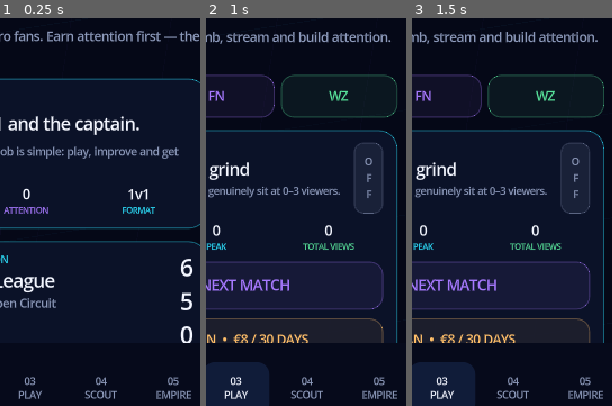
Above: before the commit, frames 1-3 (left to right).
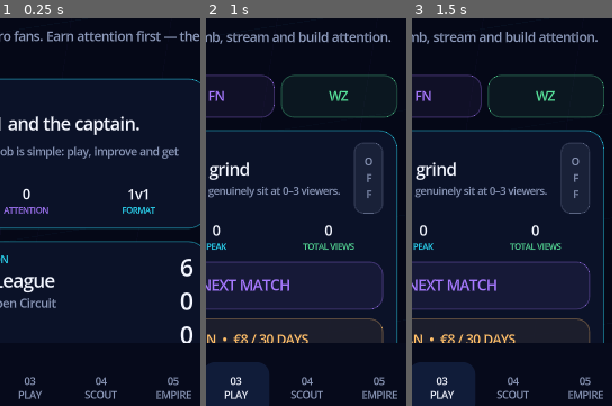
Above: after the commit, the same moments.

Repository: JasonTSKowner/E-Sport-Empire
Game: Godot game, scene res://scenes/Main.tscn
Two runs of this game, one before a commit and one after it. Both use one fixed random seed, a clock stepped at 60 frames per second and the inputs below.
Inputs:
- Up to frame 1 (0.25 s): no input
- Up to frame 2 (1 s): click "03 PLAY" at 0.5 s
- Up to frame 3 (1.5 s): click "03 PLAY" at 1.25 s
The pictures show only the part of the screen within x 42-92%, y 46-96%; the shares and areas given below are measured in that part.

The runs differ from the first frame. In frame 1, 0.1% of the frame differs, in the area x 90-96%, y 70-76%; in frame 2, nothing differs; in frame 3, nothing differs.

Commit message:
v0.4.1: realistic RL MMR win-loss model and playlist ratings

Diff:
--- a/scripts/game_state.gd
+++ b/scripts/game_state.gd
@@ -108,15 +108,51 @@
 
 
 func mode_record(mode: String) -> Dictionary:
+	if mode == "Rocket League":
+		return playlist_record(match_format(mode))
 	return data["modes"][mode]
 
-
 func mode_mmr(mode: String) -> int:
-	return int(mode_record(mode).get("mmr", 850))
-
+	return int(mode_record(mode).get("mmr", 600))
 
 func rank_data(mode: String) -> Dictionary:
 	return GameDataRef.rank_for_mmr(mode_mmr(mode))
+
+func playlist_record(format: String) -> Dictionary:
+	var key := format
+	if key not in ["1v1", "2v2", "3v3"]:
+		key = "1v1"
+	return data["rl_playlists"][key]
+
+
+func placement_target(mode: String) -> int:
+	return 10 if mode == "Rocket League" else 5
+
+
+func _opponent_mmr_for(player_mmr: int) -> int:
+	var spread := (rng.randf_range(-48.0, 48.0) + rng.randf_range(-48.0, 48.0)) * 0.5
+	return maxi(0, player_mmr + int(round(spread)))
+
+
+func _mmr_delta_for(
+	mode: String, record: Dictionary, player_mmr: int, opponent_mmr: int, won: bool
+) -> int:
+	var expected := 1.0 / (1.0 + pow(10.0, float(opponent_mmr - player_mmr) / 400.0))
+	var played := int(record.get("played", 0))
+	var k := 18.0
+	if mode == "Rocket League":
+		if played < 3:
+			k = 36.0
+		elif played < placement_target(mode):
+			k = 30.0
+	else:
+		if played < placement_target(mode):
+			k = 26.0
+	var actual := 1.0 if won else 0.0
+	var delta := int(round(k * (actual - expected)))
+	if won:
+		return maxi(1, delta)
+	return mini(-1, delta)
 
 
 func facility_level(key: String) -> int:
@@ -281,10 +317,12 @@
 	}
 
 func create_match(mode: String) -> Dictionary:
-	var record := mode_record(mode)
 	var roster := roster_for(mode)
 	var format := match_format(mode)
-	var mmr := int(record.get("mmr", 650))
+	var record := mode_record(mode)
+	var mmr := int(record.get("mmr", 600))
+	var opponent_mmr := _opponent_mmr_for(mmr)
+
 	var player_strength := float(team_overall(mode))
 	if mode == "Rocket League" and roster.size() == 1:
 		player_strength = float(player_overall(roster[0]))
@@ -292,7 +330,7 @@
 	player_strength += float(facility_level("coaching")) * 0.25
 
 	var profile := _roll_opponent_profile()
-	var expected_strength := 48.0 + float(mmr - 600) / 30.0
+	var expected_strength := 48.0 + float(opponent_mmr - 600) / 30.0
 	var opponent_strength := clampf(
 		expected_strength + rng.randf_range(-3.5, 3.5) + float(profile["strength_mod"]),
 		35.0,
@@ -310,11 +348,7 @@
 		opponent = opponent_names[rng.randi_range(0, opponent_names.size() - 1)]
 
 	var events := _create_match_events(mode, won)
-	var mmr_delta := rng.randi_range(14, 23)
-	if int(record.get("placements", 0)) < 5:
-		mmr_delta += rng.randi_range(8, 16)
-	if not won:
-		mmr_delta *= -1
+	var mmr_delta := _mmr_delta_for(mode, record, mmr, opponent_mmr, won)
 	var old_rank := str(GameDataRef.rank_for_mmr(mmr)["name"])
 	record["mmr"] = maxi(0, mmr + mmr_delta)
 	record["played"] = int(record.get("played", 0)) + 1
@@ -324,7 +358,7 @@
 	else:
 		record["losses"] = int(record.get("losses", 0)) + 1
 		record["streak"] = mini(-1, int(record.get("streak", 0)) - 1)
-	record["placements"] = mini(5, int(record.get("placements", 0)) + 1)
+	record["placements"] = mini(placement_target(mode), int(record.get("placements", 0)) + 1)
 
 	data["energy"] = maxi(0, int(data["energy"]) - 5)
 	for player in roster:
@@ -352,6 +386,7 @@
 		"mode": mode,
 		"format": format,
 		"opponent": opponent,
+		"opponent_mmr": opponent_mmr,
 		"opponent_profile": str(profile["label"]),
 		"won": won,
 		"score": events[events.size() - 1]["score"],
@@ -369,6 +404,7 @@
 		"mode": mode,
 		"format": format,
 		"opponent": opponent,
+		"opponent_mmr": opponent_mmr,
 		"opponent_profile": profile,
 		"won": won,
 		"events": events,
@@ -745,8 +781,13 @@
 		"cup_ready_at": 0,
 		"earned_prize_money": 0,
 		"facilities": {"hq": 0, "coaching": 0, "scouting": 0, "analytics": 0, "studio": 0},
+		"rl_playlists": {
+			"1v1": {"mmr": 600, "wins": 0, "losses": 0, "played": 0, "placements": 0, "streak": 0},
+			"2v2": {"mmr": 600, "wins": 0, "losses": 0, "played": 0, "placements": 0, "streak": 0},
+			"3v3": {"mmr": 600, "wins": 0, "losses": 0, "played": 0, "placements": 0, "streak": 0},
+		},
 		"modes": {
-			"Rocket League": {"mmr": 650, "wins": 0, "losses": 0, "played": 0, "placements": 0, "streak": 0},
+			"Rocket League": {"mmr": 600, "wins": 0, "losses": 0, "played": 0, "placements": 0, "streak": 0},
 			"Fortnite": {"mmr": 600, "wins": 0, "losses": 0, "played": 0, "placements": 0, "streak": 0},
 			"Warzone": {"mmr": 600, "wins": 0, "losses": 0, "played": 0, "placements": 0, "streak": 0},
 		},
